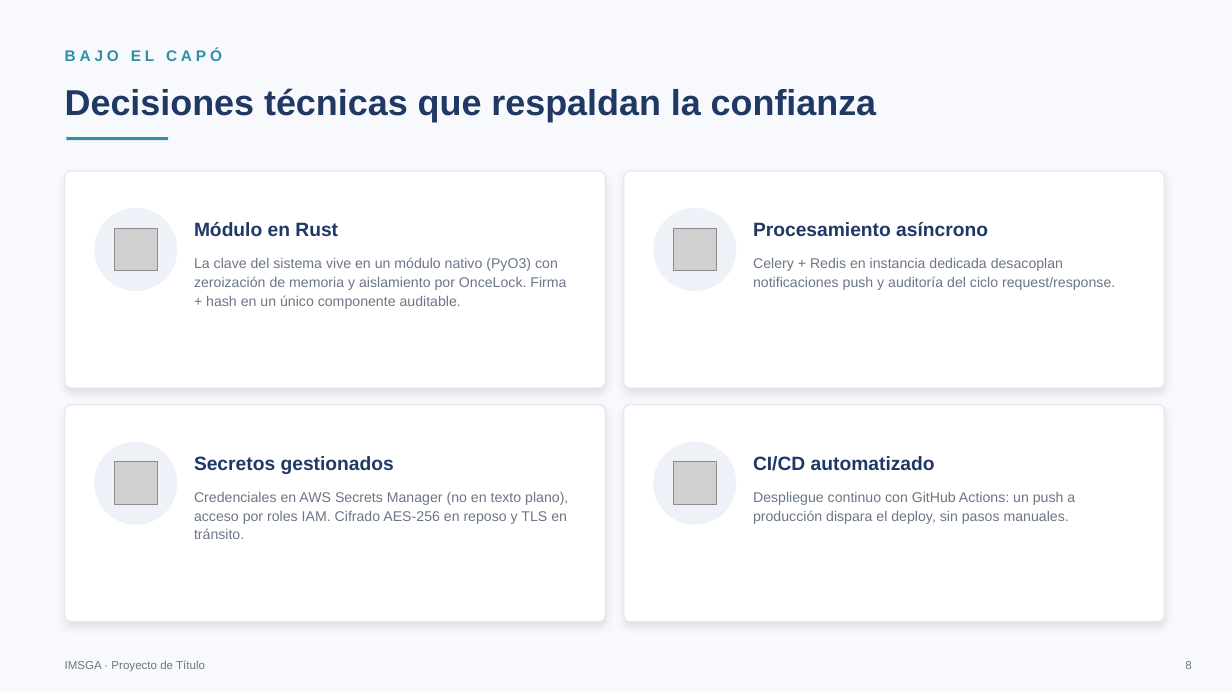
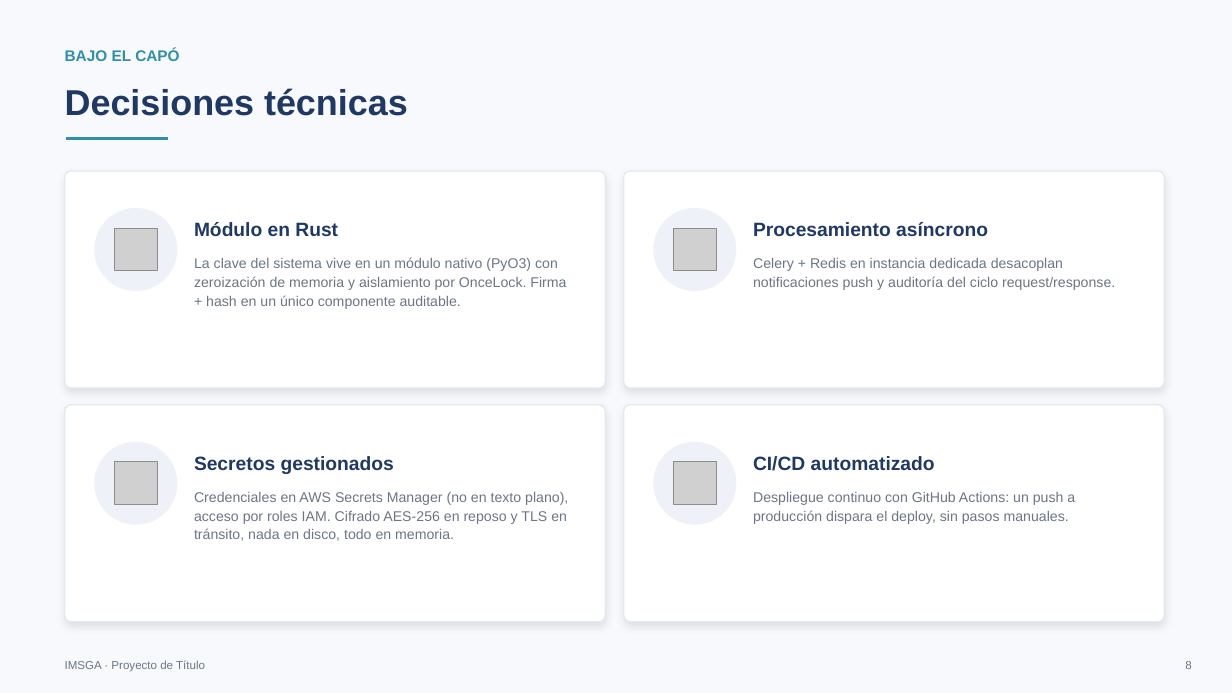
Before and after one commit to pascal-coloma/Grupo03_TPY1101_001D, a slide deck: slide 9 of documentacion/IMSGA-Presentacion.pptx (slide 8 before the commit). Drawn at 1232x693 pixels with LibreOffice and Linux fonts; fonts in the diff are those of the drawing; grey boxes stand for pictures. Boxes give left, top, right and bottom in pixels: in the first picture for what was removed or moved away, otherwise in the second. Text is boxed around its words. In the diff, an @@ line names an element or a change of style, - is before the commit and + after.

```diff
--- a/documentacion/IMSGA-Presentacion.pptx
+++ b/documentacion/IMSGA-Presentacion.pptx
@@ text "BAJO EL CAPÓ" at <box>65,49,179,61</box>: letter spacing 3 to 0 pt @@
@@ text at <box>65,88,408,116</box>: text changed @@
-Decisiones técnicas que respaldan la confianza
+Decisiones técnicas
@@ text at <box>194,492,568,541</box>: text changed @@
-Credenciales en AWS Secrets Manager (no en texto plano), acceso por roles IAM. Cifrado AES-256 en reposo y TLS en tránsito.
+Credenciales en AWS Secrets Manager (no en texto plano), acceso por roles IAM. Cifrado AES-256 en reposo y TLS en tránsito, nada en disco, todo en memoria.
```
Also in this commit, not shown: 5 other slides changed, 4 slides added, 4 slides removed, 4 other files.
